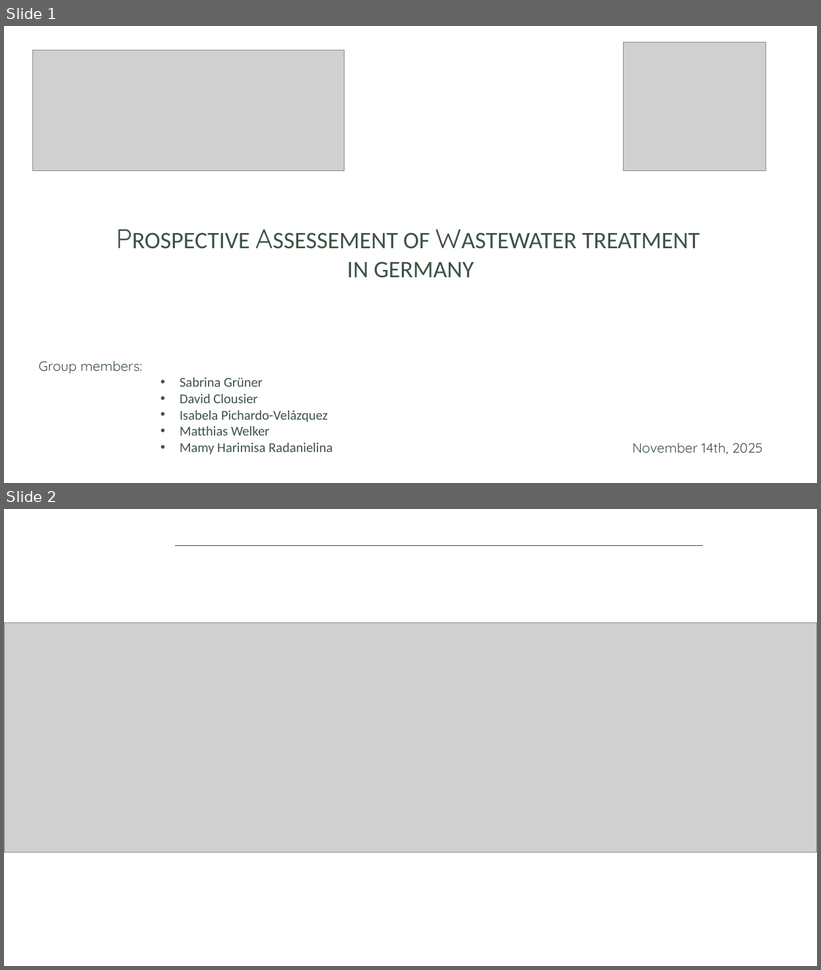
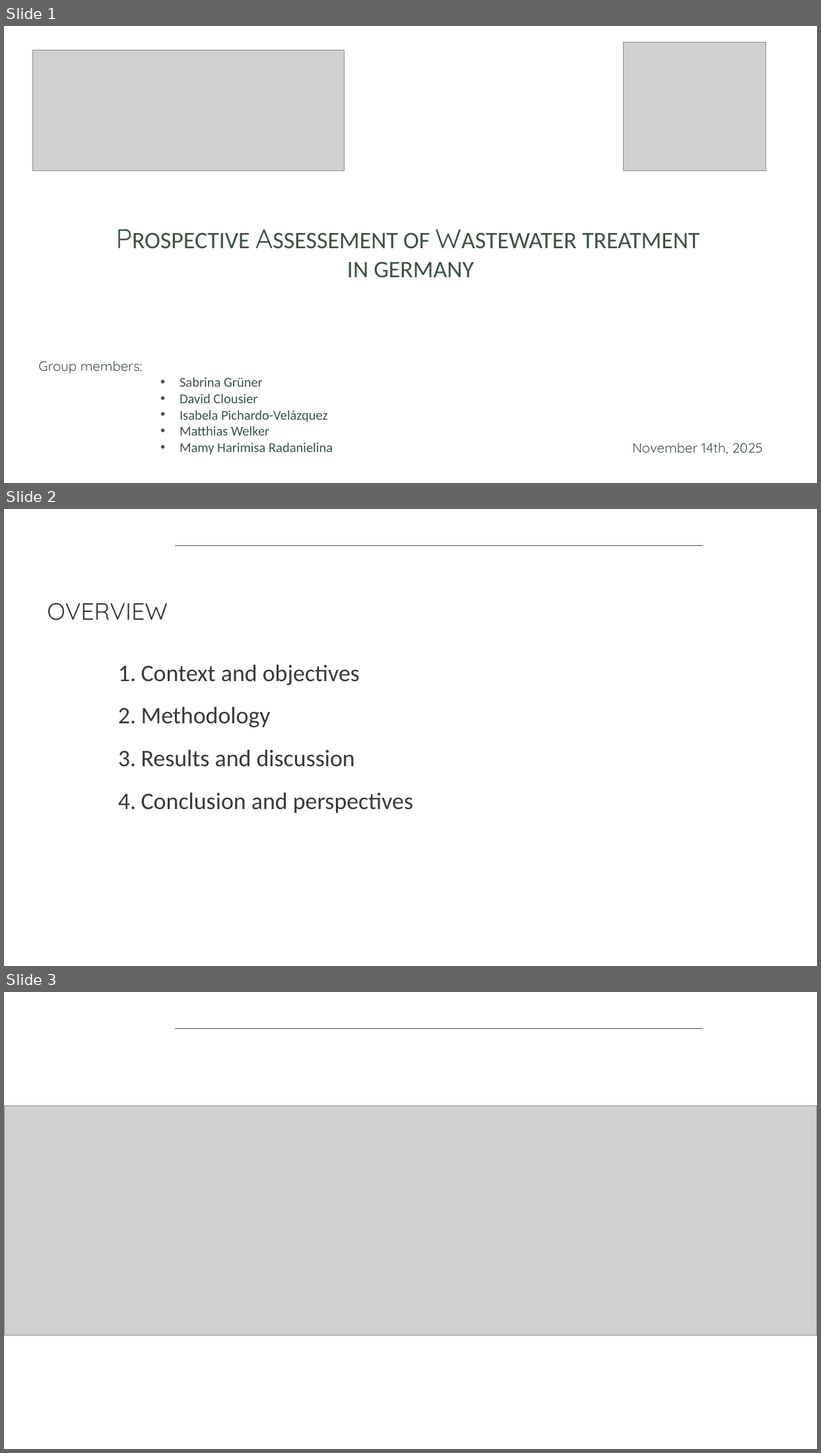
Before and after one commit to isabelapi/PAW_MFA_LCA_2025, a slide deck: presentation/dds_autumn_school_2025_paw_presentation_14-11-2025.pptx. Shown one above the other, each under a label of ours: slides 1 and 2 before the commit, slides 1, 2 and 3 after it. The pictures are 821x970 and 821x1453 pixels, drawn with LibreOffice and Linux fonts; fonts in the diff are those of the drawing; grey boxes stand for pictures; background and template pictures are left out. Boxes give left, top, right and bottom in pixels: in the first picture for what was removed or moved away, otherwise in the second. Text is boxed around its words. In the diff, an @@ line names an element or a change of style, - is before the commit and + after.

Commit message:
updated presentation overview

```diff
--- a/presentation/dds_autumn_school_2025_paw_presentation_14-11-2025.pptx
+++ b/presentation/dds_autumn_school_2025_paw_presentation_14-11-2025.pptx
@@ slide 2 added at box(4, 509, 817, 966), background #FFFFFF; not listed: 1 template element that a slide beside it also shows @@
@@ text added at box(47, 603, 168, 621), 28 pt, text #3B3838 @@
+OVERVIEW
@@ text added at box(141, 665, 413, 813), 28 pt, text #3B3838 @@
+1. Context and objectives
+2. Methodology
+3. Results and discussion
+4. Conclusion and perspectives
@@ what was slide 2 is now slide 3 @@
```
